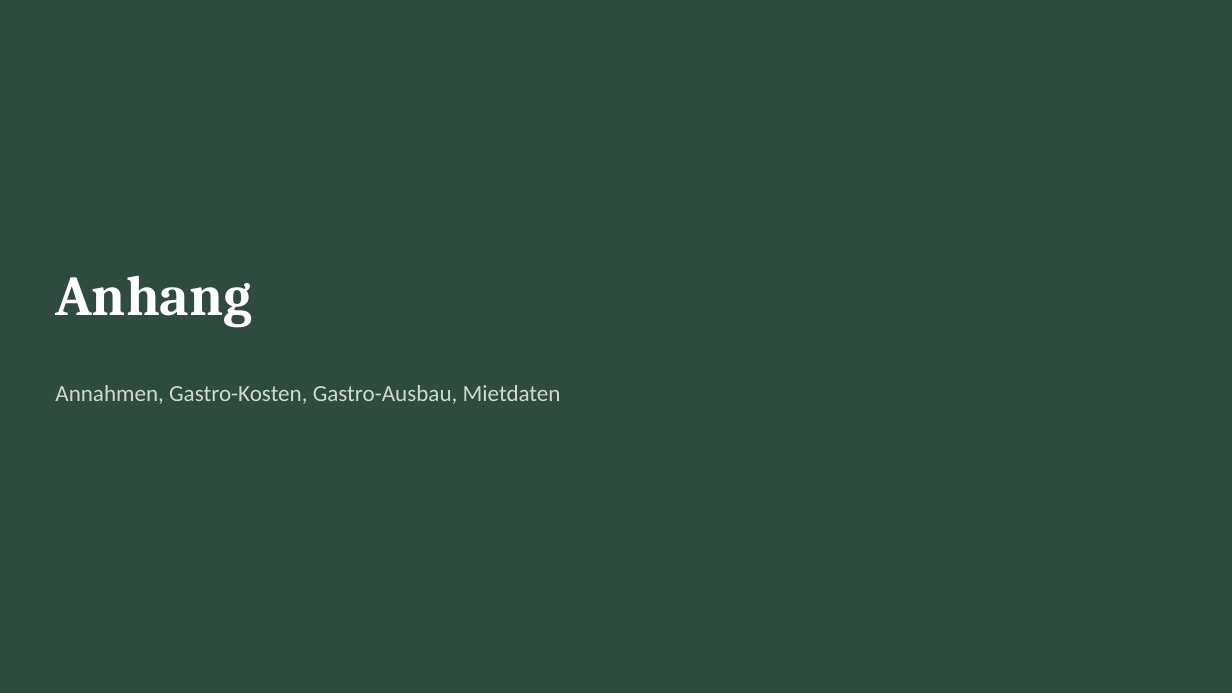
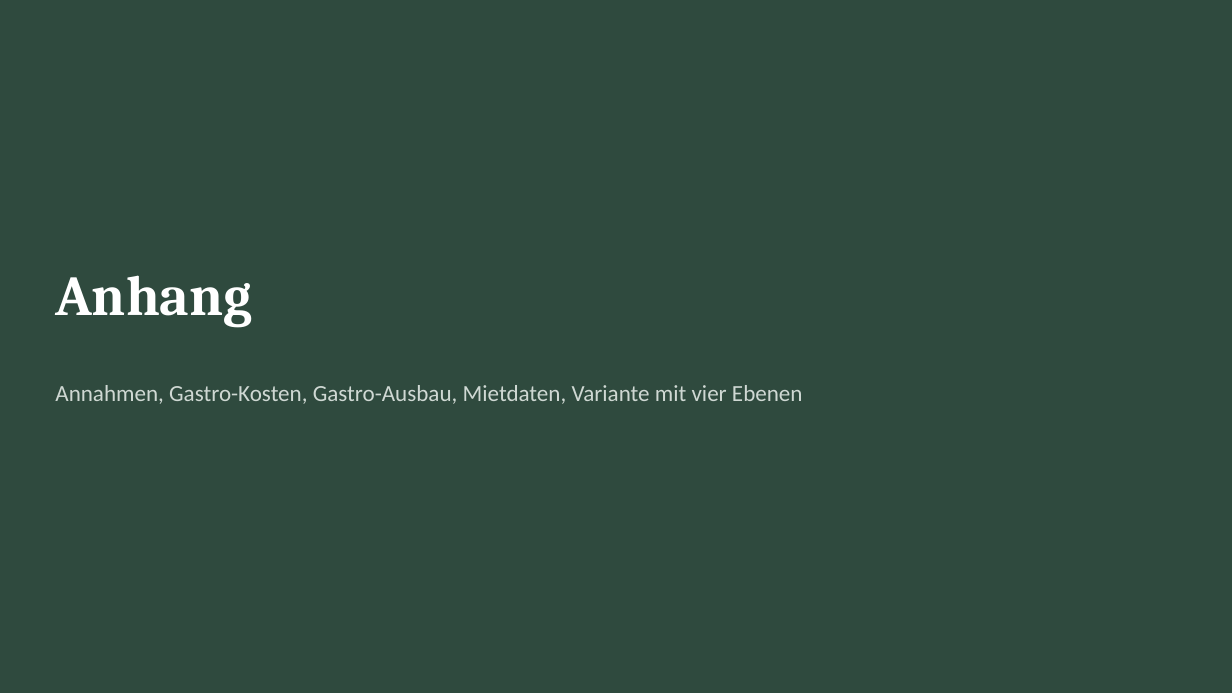
Before and after one commit to CartoonUsername/bau-projekt, a slide deck: slide 20 of praesentation/Neue-Mitte-Werlte_Baufeld3_6-Wohnungen_Gastro-EG.pptx (slide 21 before the commit). Drawn at 1232x693 pixels with LibreOffice and Linux fonts; fonts in the diff are those of the drawing. Boxes give left, top, right and bottom in pixels: in the first picture for what was removed or moved away, otherwise in the second. Text is boxed around its words. In the diff, an @@ line names an element or a change of style, - is before the commit and + after.

```diff
--- a/praesentation/Neue-Mitte-Werlte_Baufeld3_6-Wohnungen_Gastro-EG.pptx
+++ b/praesentation/Neue-Mitte-Werlte_Baufeld3_6-Wohnungen_Gastro-EG.pptx
@@ text at (55,385,803,404): text changed @@
-Annahmen, Gastro-Kosten, Gastro-Ausbau, Mietdaten
+Annahmen, Gastro-Kosten, Gastro-Ausbau, Mietdaten, Variante mit vier Ebenen
```
Also in this commit, not shown: 4 other slides changed, 6 other files.
